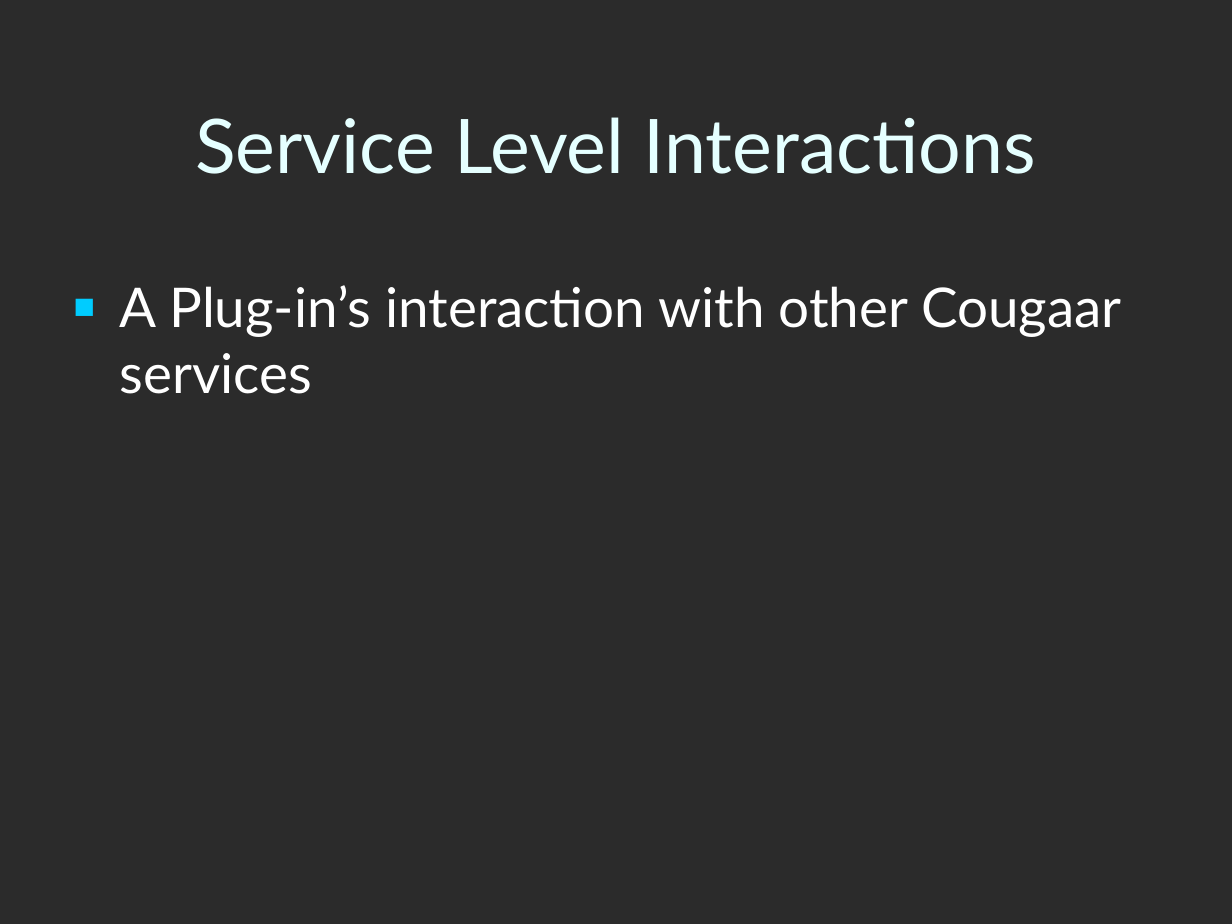
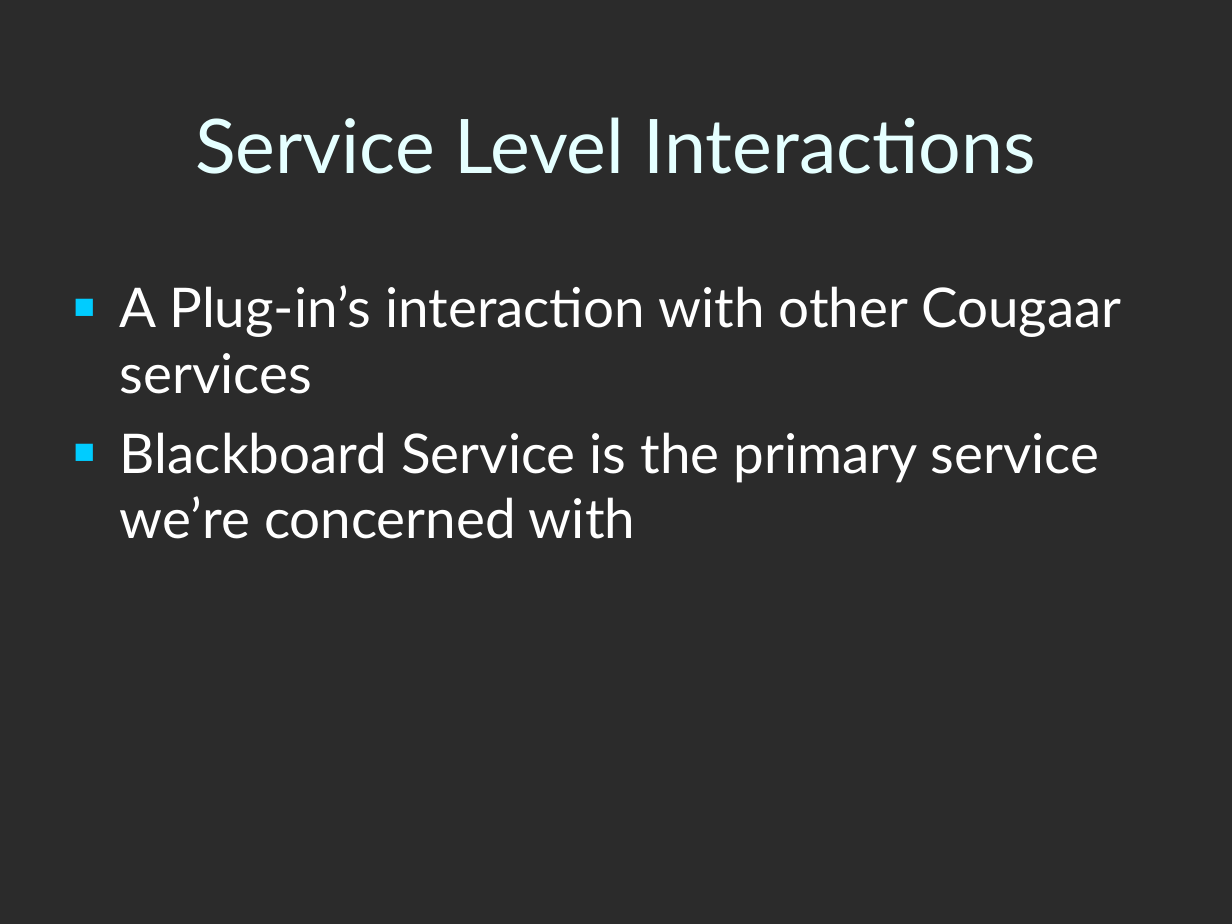
Before and after one commit to codeaudit/cougaar-cougaarunit, a slide deck: slide 7 of CougaarUnit/Cougaar Test Framework.ppt. Drawn at 1232x924 pixels with LibreOffice and Linux fonts; fonts in the diff are those of the drawing; background and template pictures are left out; a plain dark background stands for a picture behind light text. Boxes give left, top, right and bottom in pixels: in the first picture for what was removed or moved away, otherwise in the second. Text is boxed around its words. In the diff, an @@ line names an element or a change of style, - is before the commit and + after.

```diff
--- a/CougaarUnit/Cougaar Test Framework.ppt
+++ b/CougaarUnit/Cougaar Test Framework.ppt
@@ text at (120,432,1100,539): paragraph added @@
+■ Blackboard Service is the primary service we’re concerned with
```
Also in this commit, not shown: 1 slide added, 2 slides removed, 1 other file.
